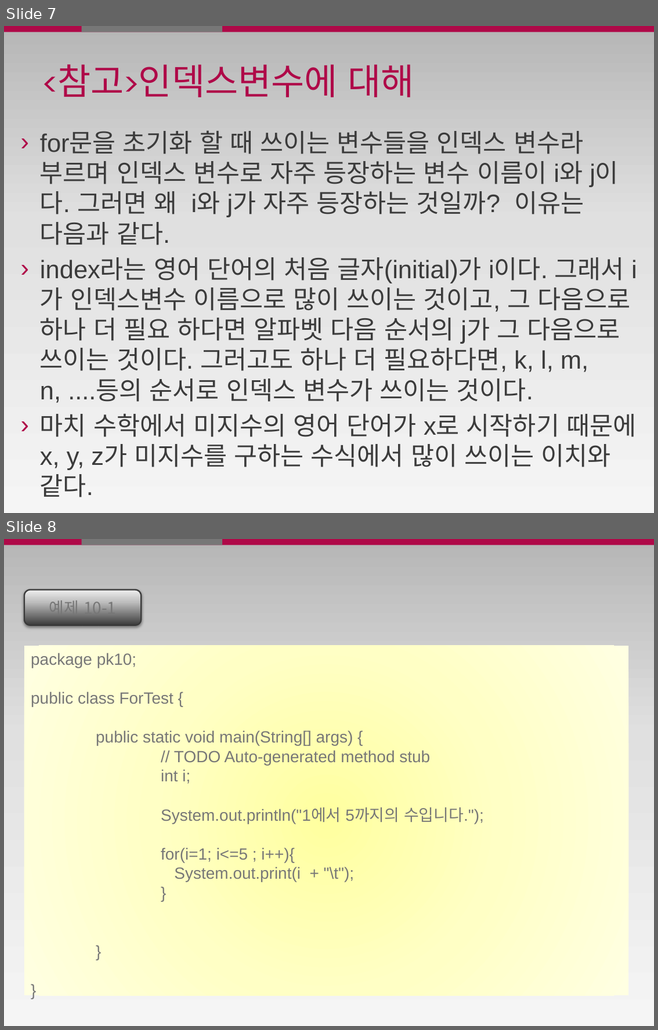
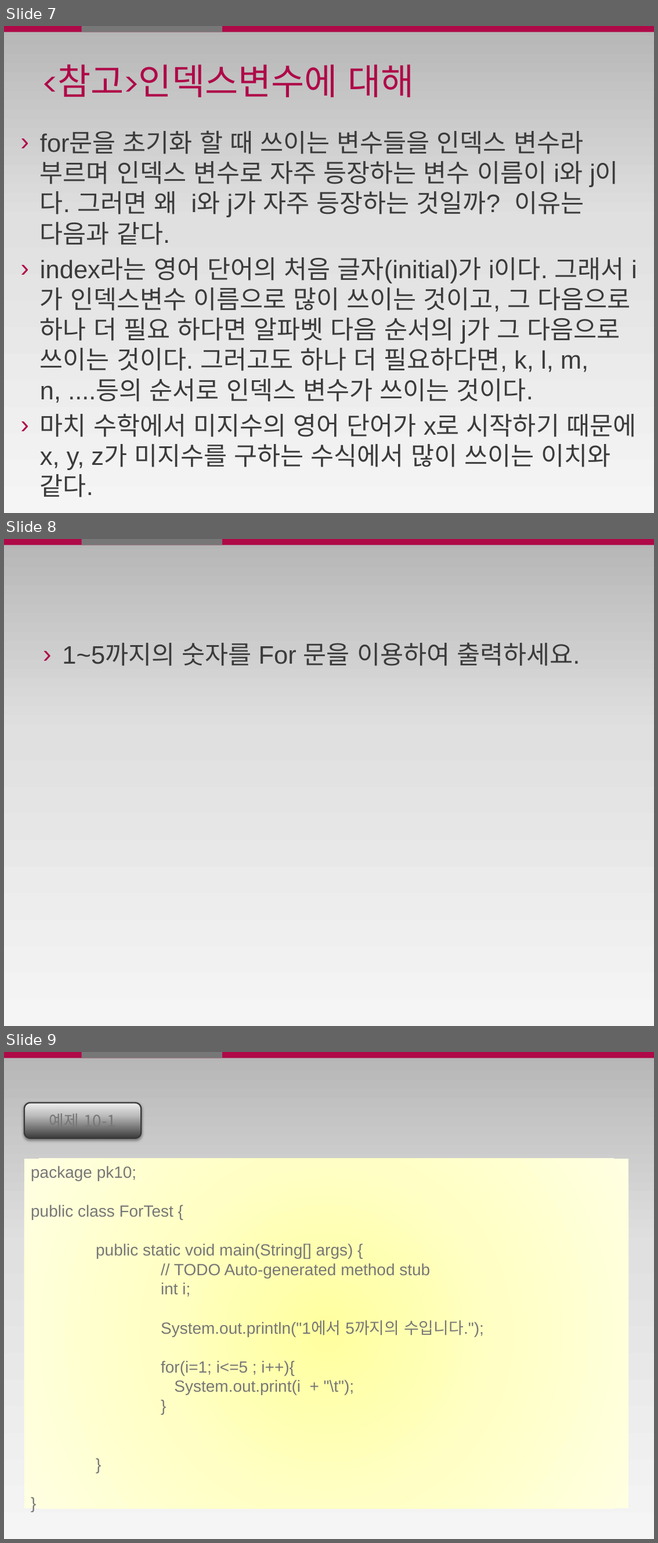
Before and after one commit to JoshWorld/java_ppt, a slide deck: 4일차/4일 1강 반복문 for (Lesson6).pptx. Shown one above the other, each under a label of ours: slides 7 and 8 before the commit, slides 7, 8 and 9 after it. The pictures are 658x1030 and 658x1543 pixels, drawn with LibreOffice and Linux fonts; fonts in the diff are those of the drawing. Boxes give left, top, right and bottom in pixels: in the first picture for what was removed or moved away, otherwise in the second. Text is boxed around its words. In the diff, an @@ line names an element or a change of style, - is before the commit and + after.

```diff
--- a/4일차/4일 1강 반복문 for (Lesson6).pptx
+++ b/4일차/4일 1강 반복문 for (Lesson6).pptx
@@ slide 8 added at (4, 539, 654, 1026), background gradient #B6B6B6 to #E1E1E1 to #F5F5F5; not listed: 2 template elements that a slide beside it also shows @@
@@ text added at (62, 643, 579, 666), 28 pt, text #3B3B3B @@
+› 1~5까지의 숫자를 For 문을 이용하여 출력하세요.
@@ what was slide 8 is now slide 9 @@
```
Also in this commit, not shown: 5 other slides added, 1 other file.
